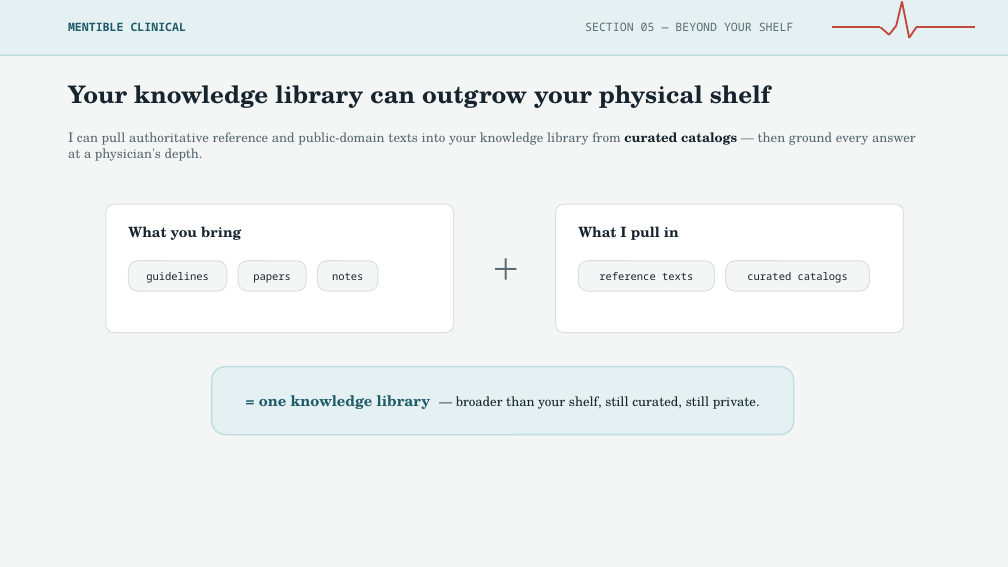
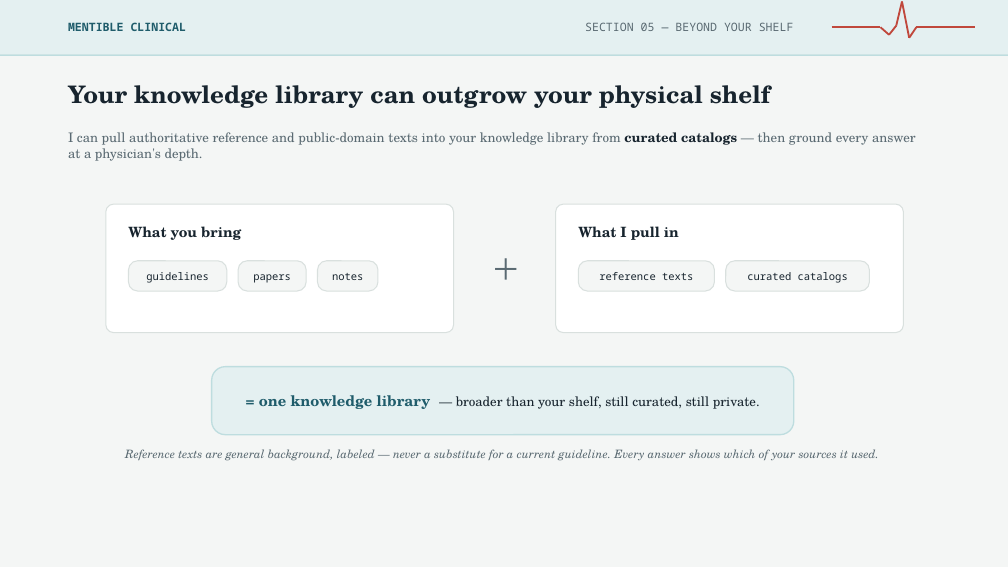
Before and after one commit to wegofwd2020-hub/Mentible, a slide deck: slide 7 of docs/adr-033-decks/mentible-for-physicians.pptx (slide 6 before the commit). Drawn at 1008x567 pixels with LibreOffice and Linux fonts; fonts in the diff are those of the drawing. Boxes give left, top, right and bottom in pixels: in the first picture for what was removed or moved away, otherwise in the second. Text is boxed around its words. In the diff, an @@ line names an element or a change of style, - is before the commit and + after.

```diff
--- a/docs/adr-033-decks/mentible-for-physicians.pptx
+++ b/docs/adr-033-decks/mentible-for-physicians.pptx
@@ text added at [125, 449, 879, 461], 11 pt, text #5A6A72, italic @@
+Reference texts are general background, labeled — never a substitute for a current guideline. Every answer shows which of your sources it used.
```
Also in this commit, not shown: 3 other slides changed, 1 slide added, 4 other files.
